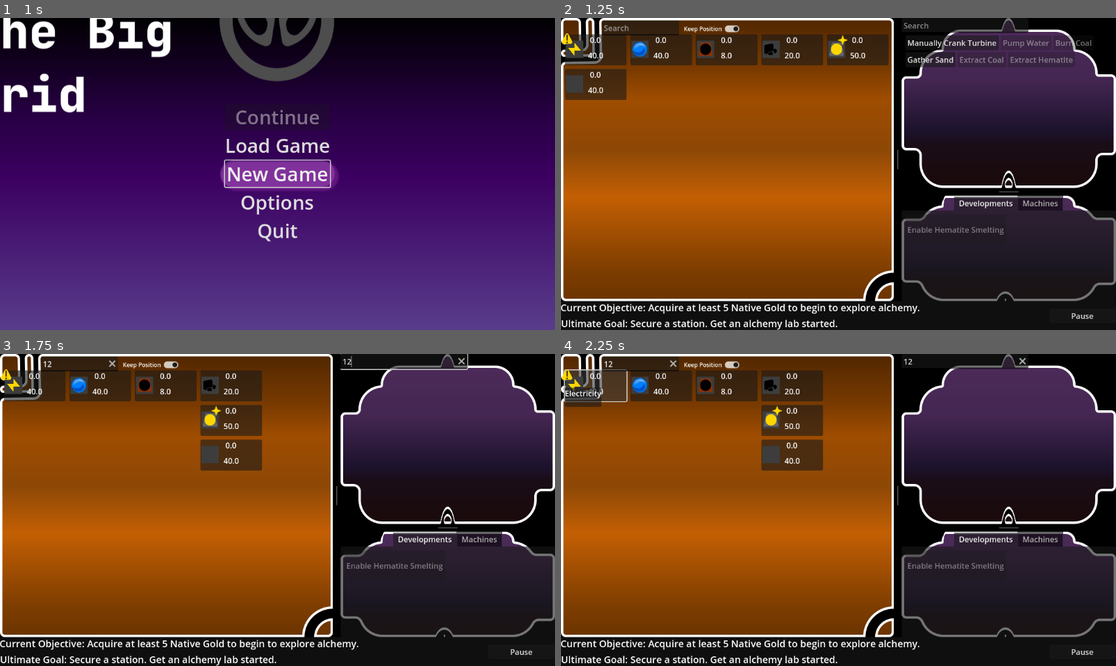
Above: before the commit, frames 1-4 (two rows, left to right).
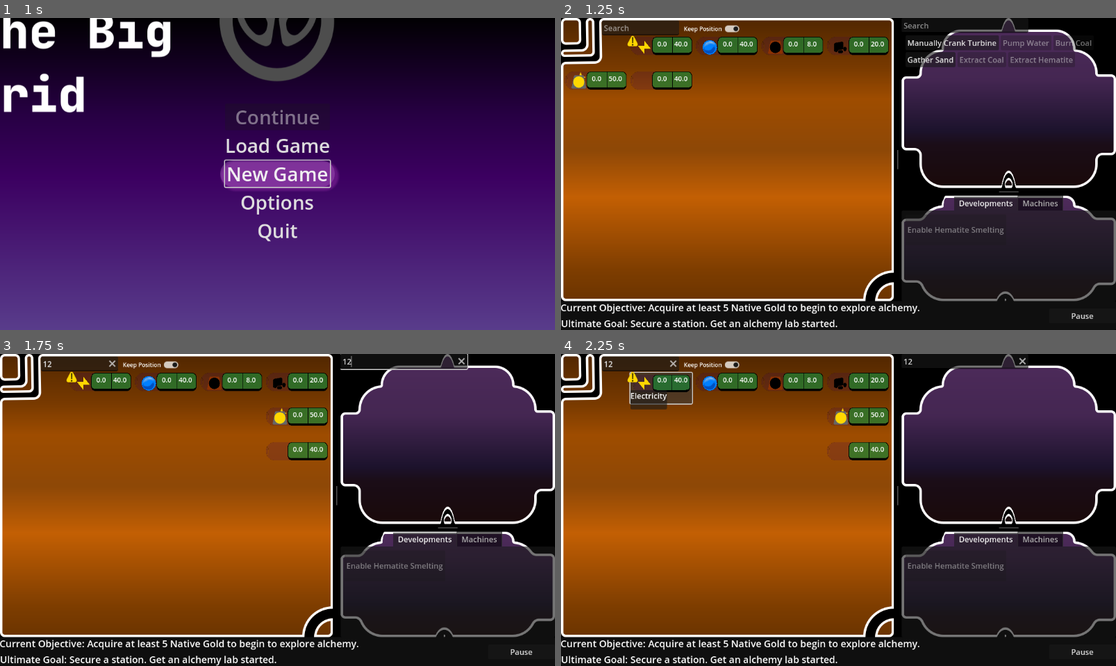
Above: after the commit, the same moments.

Repository: Carth501/The-Big-Grid
Game: Godot game, scene res://scenes/MainMenu.tscn
The game is run twice, just before and just after one commit, with the same random seed, the same clock (stepped at 60 frames per second) and the same inputs. Sound files missing from this copy of the repository are replaced by a short silence.
Inputs (mouse positions are in pixels of both pictures, inside the frame that each line leads up to):
- Up to frame 1 (1 s): click "New Game" at 0.5 s
- Up to frame 2 (1.25 s): no input
- Up to frame 3 (1.75 s): click (77, 363) at 1.27 s; type "12" at 1.35 s; click (405, 360) at 1.5 s; type "12" at 1.58 s
- Up to frame 4 (2.25 s): click "[center]0.0[/center]" at 2 s

Frame 1 is identical in both runs. In frame 2, 6.7% of the frame differs, in the area x 0-60%, y 4-27%; in frame 3, 7.8%; in frame 4, 8.1%, in the area x 0-60%, y 4-38%.
Error in both runs: Invalid call. Nonexistent function 'to_lower' in base 'Dictionary'. (res://scripts/display/FilterForeman.gd:61)

Commit message:
Implement Supply Display background

Diff:
--- a/scenes/Game.tscn
+++ b/scenes/Game.tscn
@@ -82,38 +82,13 @@
 header = NodePath("HFlowContainer")
 body = NodePath("SupplyScrollContainer")
 
-[node name="SupplyScrollContainer" type="ScrollContainer" parent="Display/MiddleSplit/SupplyBackground"]
-layout_mode = 1
-anchors_preset = -1
-anchor_right = 1.0
-anchor_bottom = 1.0
-offset_top = 36.0
-grow_horizontal = 2
-grow_vertical = 2
-
-[node name="MarginContainer" type="MarginContainer" parent="Display/MiddleSplit/SupplyBackground/SupplyScrollContainer"]
-layout_mode = 2
-size_flags_horizontal = 3
-theme_override_constants/margin_left = 8
-theme_override_constants/margin_top = 8
-theme_override_constants/margin_right = 8
-theme_override_constants/margin_bottom = 8
-
-[node name="HFlowContainer" type="HFlowContainer" parent="Display/MiddleSplit/SupplyBackground/SupplyScrollContainer/MarginContainer" node_paths=PackedStringArray("supply_collection", "options_overseer")]
-layout_mode = 2
-theme_override_constants/h_separation = 8
-theme_override_constants/v_separation = 8
-script = ExtResource("2_iwxov")
-supply_collection = NodePath("../../../../../../Logic/SupplyCollection")
-options_overseer = NodePath("../../../../../../Logic/OptionsOverseer")
-
 [node name="HFlowContainer" type="HFlowContainer" parent="Display/MiddleSplit/SupplyBackground"]
 layout_mode = 1
 anchors_preset = -1
 anchor_right = 1.0
 offset_left = 85.0
 offset_top = 5.0
-offset_bottom = 31.0
+offset_bottom = 36.0
 grow_horizontal = 2
 
 [node name="SupplySearch" type="LineEdit" parent="Display/MiddleSplit/SupplyBackground/HFlowContainer"]
@@ -140,6 +115,34 @@
 button_pressed = true
 text = "Keep Position"
 alignment = 2
+
+[node name="SupplyScrollContainer" type="ScrollContainer" parent="Display/MiddleSplit/SupplyBackground"]
+layout_mode = 1
+anchors_preset = -1
+anchor_right = 1.0
+anchor_bottom = 1.0
+grow_horizontal = 2
+grow_vertical = 2
+
+[node name="MarginContainer" type="MarginContainer" parent="Display/MiddleSplit/SupplyBackground/SupplyScrollContainer"]
+layout_mode = 2
+size_flags_horizontal = 3
+theme_override_constants/margin_left = 8
+theme_override_constants/margin_top = 8
+theme_override_constants/margin_right = 8
+theme_override_constants/margin_bottom = 8
+
+[node name="HFlowContainer" type="HFlowContainer" parent="Display/MiddleSplit/SupplyBackground/SupplyScrollContainer/MarginContainer" node_paths=PackedStringArray("supply_collection", "options_overseer")]
+layout_mode = 2
+theme_override_constants/h_separation = 8
+theme_override_constants/v_separation = 8
+script = ExtResource("2_iwxov")
+supply_collection = NodePath("../../../../../../Logic/SupplyCollection")
+options_overseer = NodePath("../../../../../../Logic/OptionsOverseer")
+
+[node name="Control" type="Control" parent="Display/MiddleSplit/SupplyBackground/SupplyScrollContainer/MarginContainer/HFlowContainer"]
+custom_minimum_size = Vector2(128, 64)
+layout_mode = 2
 
 [node name="RightSplit" type="VSplitContainer" parent="Display/MiddleSplit"]
 layout_mode = 2
--- a/scenes/display/SupplyDisplay.tscn
+++ b/scenes/display/SupplyDisplay.tscn
@@ -1,7 +1,8 @@
-[gd_scene load_steps=9 format=3 uid="uid://did1s0tb5cpq1"]
+[gd_scene load_steps=11 format=3 uid="uid://did1s0tb5cpq1"]
 
 [ext_resource type="Script" path="res://scripts/display/SupplyDisplay.gd" id="1_4pac3"]
 [ext_resource type="Script" path="res://scripts/display/SupplyChangeFeedback.gd" id="2_1xhgp"]
+[ext_resource type="Texture2D" uid="uid://cbrs7wghjvgw3" path="res://textures/ui/SupplyDisplay.svg" id="2_88ar7"]
 [ext_resource type="Script" path="res://scripts/display/DualButton.gd" id="2_475cn"]
 [ext_resource type="PackedScene" uid="uid://b7qkoq5nu3bew" path="res://scenes/display/SupplyIconDisplay.tscn" id="4_ofdg0"]
 [ext_resource type="Texture2D" uid="uid://c8ita8dnfej1p" path="res://textures/symbols/Star 1.png" id="5_a01e1"]
@@ -9,12 +10,14 @@
 [ext_resource type="Texture2D" uid="uid://bismbh0tk8iw0" path="res://textures/symbols/Supply Warning.png" id="7_qetdo"]
 [ext_resource type="Script" path="res://scripts/display/SupplyWarning.gd" id="8_0ypd4"]
 
+[sub_resource type="StyleBoxEmpty" id="StyleBoxEmpty_x0e2l"]
+
 [node name="SupplyDisplay" type="Control" node_paths=PackedStringArray("supply_icon_display", "value_label", "max_label", "delta_label", "supply_button", "supply_change_feedback", "supply_curtain", "objective_star", "supply_warning", "popup_container", "popup_label", "popup_description")]
 custom_minimum_size = Vector2(128, 64)
 layout_mode = 3
 anchors_preset = 0
 script = ExtResource("1_4pac3")
-supply_icon_display = NodePath("Button/ColorRect/SupplyIconDisplay")
+supply_icon_display = NodePath("Button/SupplyIconDisplay")
 value_label = NodePath("Button/Count")
 max_label = NodePath("Button/Max")
 delta_label = NodePath("Button/Delta")
@@ -34,47 +37,42 @@
 anchor_bottom = 1.0
 grow_horizontal = 2
 grow_vertical = 2
+theme_override_styles/normal = SubResource("StyleBoxEmpty_x0e2l")
+icon = ExtResource("2_88ar7")
+vertical_icon_alignment = 0
+expand_icon = true
 script = ExtResource("2_475cn")
-
-[node name="ColorRect" type="ColorRect" parent="Button"]
-layout_mode = 0
-offset_left = 2.0
-offset_top = 13.0
-offset_right = 38.0
-offset_bottom = 49.0
-mouse_filter = 1
-color = Color(0.239216, 0.239216, 0.239216, 1)
-
-[node name="SupplyIconDisplay" parent="Button/ColorRect" instance=ExtResource("4_ofdg0")]
-layout_mode = 1
 
 [node name="Count" type="RichTextLabel" parent="Button"]
 layout_mode = 1
 anchors_preset = 1
 anchor_left = 1.0
 anchor_right = 1.0
-offset_left = -88.0
-offset_right = -40.0
-offset_bottom = 32.0
-grow_horizontal = 0
-mouse_filter = 2
-theme_override_font_sizes/normal_font_size = 16
-bbcode_enabled = true
-fit_content = true
-
-[node name="Delta" type="RichTextLabel" parent="Button"]
-layout_mode = 1
-anchors_preset = 1
-anchor_left = 1.0
-anchor_right = 1.0
-offset_left = -40.0
-offset_bottom = 32.0
+offset_left = -81.0
+offset_top = 5.0
+offset_right = -42.0
+offset_bottom = 37.0
 grow_horizontal = 0
 mouse_filter = 2
 theme_override_font_sizes/normal_font_size = 14
 bbcode_enabled = true
 fit_content = true
 
+[node name="Delta" type="RichTextLabel" parent="Button"]
+layout_mode = 1
+anchors_preset = 1
+anchor_left = 1.0
+anchor_right = 1.0
+offset_left = -81.0
+offset_top = 31.0
+offset_right = -42.0
+offset_bottom = 63.0
+grow_horizontal = 0
+mouse_filter = 2
+theme_override_font_sizes/normal_font_size = 14
+bbcode_enabled = true
+fit_content = true
+
 [node name="Max" type="RichTextLabel" parent="Button"]
 layout_mode = 1
 anchors_preset = 3
@@ -82,21 +80,24 @@
 anchor_top = 1.0
 anchor_right = 1.0
 anchor_bottom = 1.0
-offset_left = -88.0
-offset_top = -32.0
-offset_right = -40.0
+offset_left = -42.0
+offset_top = -59.0
+offset_right = -4.0
+offset_bottom = -27.0
 grow_horizontal = 0
 grow_vertical = 0
 mouse_filter = 2
-theme_override_font_sizes/normal_font_size = 16
+theme_override_font_sizes/normal_font_size = 14
 bbcode_enabled = true
 fit_content = true
 
 [node name="SupplyChangeFeedback" type="Control" parent="Button"]
 anchors_preset = 0
-offset_left = 112.0
-offset_right = 152.0
-offset_bottom = 40.0
+offset_left = 76.0
+offset_top = 31.0
+offset_right = 116.0
+offset_bottom = 71.0
+mouse_filter = 2
 script = ExtResource("2_1xhgp")
 
 [node name="SupplyCurtain" type="Panel" parent="Button"]
@@ -107,6 +108,7 @@
 anchor_bottom = 1.0
 grow_horizontal = 2
 grow_vertical = 2
+mouse_filter = 2
 
 [node name="ObjectiveStar" type="TextureRect" parent="Button" node_paths=PackedStringArray("condition_panel")]
 visible = false
@@ -115,6 +117,7 @@
 offset_top = 1.0
 offset_right = 44.0
 offset_bottom = 23.0
+mouse_filter = 2
 texture = ExtResource("5_a01e1")
 expand_mode = 1
 script = ExtResource("6_tnf1p")
@@ -127,6 +130,7 @@
 offset_right = 58.0
 offset_bottom = 86.0
 pivot_offset = Vector2(0, 44)
+mouse_filter = 2
 color = Color(0, 0, 0, 1)
 
 [node name="SupplyWarning" type="TextureRect" parent="Button" node_paths=PackedStringArray("warning_text", "warning_panel")]
@@ -136,6 +140,7 @@
 offset_top = -2.0
 offset_right = 16.0
 offset_bottom = 20.0
+mouse_filter = 2
 texture = ExtResource("7_qetdo")
 expand_mode = 1
 script = ExtResource("8_0ypd4")
@@ -150,9 +155,11 @@
 offset_right = 47.0
 offset_bottom = 1.0
 pivot_offset = Vector2(0, 1)
+mouse_filter = 2
 
 [node name="MarginContainer" type="MarginContainer" parent="Button/SupplyWarning/PanelContainer"]
 layout_mode = 2
+mouse_filter = 2
 theme_override_constants/margin_left = 4
 theme_override_constants/margin_top = 4
 theme_override_constants/margin_right = 4
@@ -173,6 +180,7 @@
 
 [node name="VBoxContainer" type="VBoxContainer" parent="Button/PanelContainer"]
 layout_mode = 2
+mouse_filter = 2
 
 [node name="SupplyName" type="Label" parent="Button/PanelContainer/VBoxContainer"]
 layout_mode = 2
@@ -180,6 +188,13 @@
 [node name="SupplyDescription" type="Label" parent="Button/PanelContainer/VBoxContainer"]
 visible = false
 layout_mode = 2
+
+[node name="SupplyIconDisplay" parent="Button" instance=ExtResource("4_ofdg0")]
+layout_mode = 1
+offset_left = 11.0
+offset_top = 4.0
+offset_right = 11.0
+offset_bottom = 4.0
 
 [node name="PanelContainer" type="PanelContainer" parent="."]
 visible = false
@@ -197,9 +212,9 @@
 [connection signal="mouse_entered" from="Button" to="." method="show_label"]
 [connection signal="mouse_exited" from="Button" to="." method="hide_label"]
 [connection signal="right_click" from="Button" to="." method="open_menu"]
-[connection signal="mouse_entered" from="Button/ColorRect/SupplyIconDisplay" to="." method="show_description"]
-[connection signal="mouse_exited" from="Button/ColorRect/SupplyIconDisplay" to="." method="hide_description"]
 [connection signal="mouse_entered" from="Button/ObjectiveStar" to="Button/ObjectiveStar" method="open_objective_panel"]
 [connection signal="mouse_exited" from="Button/ObjectiveStar" to="Button/ObjectiveStar" method="close_objective_panel"]
 [connection signal="mouse_entered" from="Button/SupplyWarning" to="Button/SupplyWarning" method="open_warning"]
 [connection signal="mouse_exited" from="Button/SupplyWarning" to="Button/SupplyWarning" method="close_warning"]
+[connection signal="mouse_entered" from="Button/SupplyIconDisplay" to="." method="show_description"]
+[connection signal="mouse_exited" from="Button/SupplyIconDisplay" to="." method="hide_description"]
--- a/scripts/display/SupplyCollectionDisplay.gd
+++ b/scripts/display/SupplyCollectionDisplay.gd
@@ -12,8 +12,9 @@
 	supply_display_catalogue[id] = new_supply_display
 	var supply_data = SupplyDefsSingle.data[id]
 	if(supply_data.has("default_index")):
-		if(supply_data.default_index < get_child_count()):
-			move_child(new_supply_display, supply_data.default_index)
+		if(supply_data.default_index + 1 < get_child_count()):
+			print(str("Placing ", id, " at index ", supply_data.default_index + 1))
+			move_child(new_supply_display, supply_data.default_index + 1)
 
 func filter(new_filter : Dictionary):
 	if(new_filter.has("bad_filter") && new_filter.bad_filter):
Renamed: textures/ui/Resource.svg -> textures/ui/SupplyDisplay.svg
Not shown, changed: textures/ui/SupplyDisplay.svg.import
